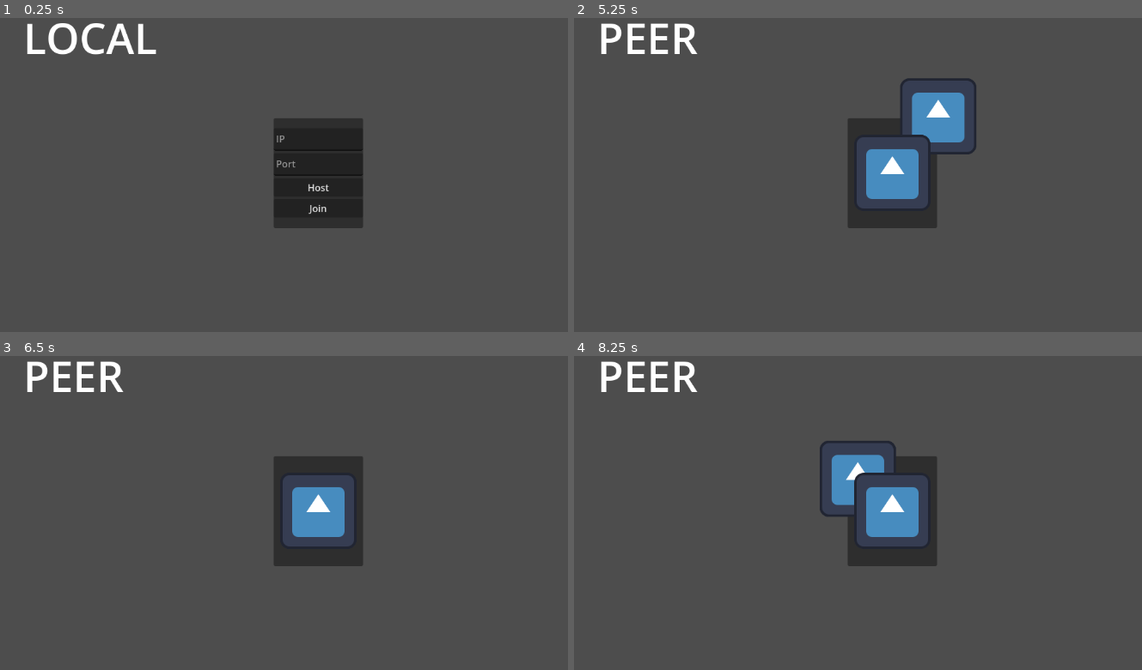
Above: before the commit, frames 1-4 (two rows, left to right).
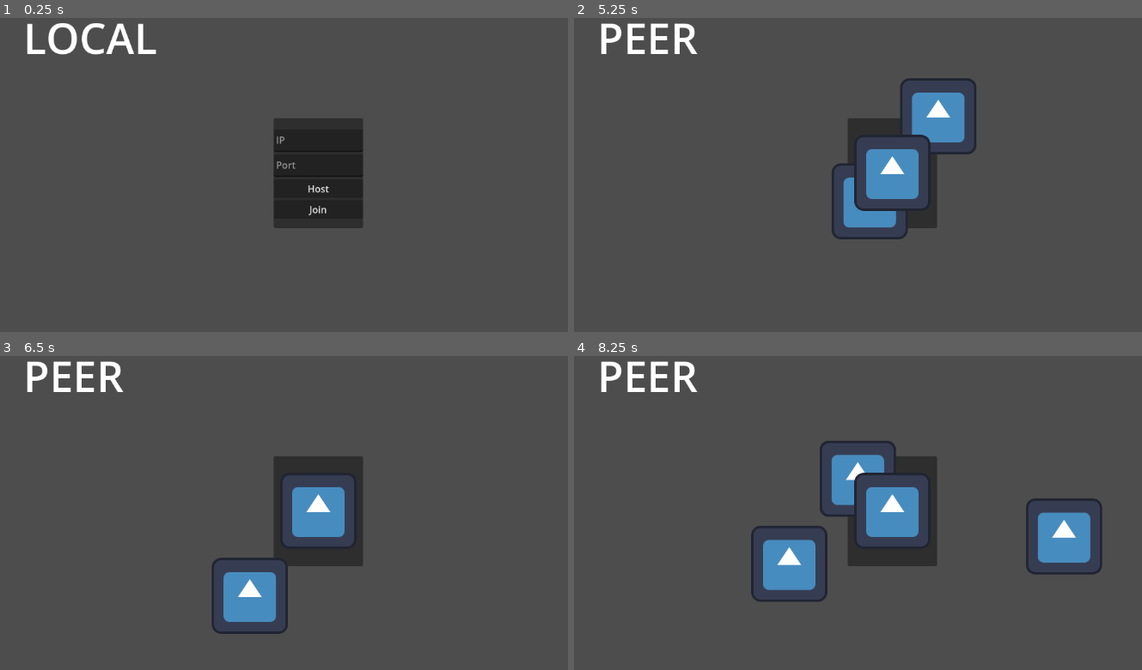
Above: after the commit, the same moments.

Repository: Sheepy3/puppet-stage
Game: Godot game, scene res://main.tscn
The game is run twice, just before and just after one commit, with the same random seed, the same clock (stepped at 60 frames per second) and the same inputs. The engine's default icon, where the game draws it, is replaced by a stand-in: a white triangle on a blue panel in a dark square.
Inputs (mouse positions are in pixels of both pictures, inside the frame that each line leads up to):
- Up to frame 1 (0.25 s): no input
- Up to frame 2 (5.25 s): click (892, 140) at 0.52 s; type "12" at 0.6 s; click (892, 165) at 0.75 s; type "12" at 0.83 s; click "Join" at 1.25 s; click "Spawn Puppet" at 2 s; click "Spawn Puppet" at 2.75 s; click "Spawn Puppet" at 3.5 s; tap Enter at 4.25 s; drag from (892, 171) to (960, 87) at 4.27 s; tap Space at 5 s; drag from (960, 87) to (892, 171) at 5.02 s
- Up to frame 3 (6.5 s): tap Enter at 5.75 s; click (318, 509) at 5.92 s
- Up to frame 4 (8.25 s): tap Space at 6.5, 8 s; drag from (892, 509) to (687, 453) at 6.52 s; tap Enter at 7.25 s; drag from (687, 453) to (892, 509) at 7.27 s; drag from (892, 509) to (789, 415) at 8.02 s

The runs differ from the first frame. In frame 1, 0.2% of the frame differs, in the area x 48-64%, y 37-63%; in frame 2, 1.1%; in frame 3, 1.9%; in frame 4, 3.8%, in the area x 31-94%, y 45-79%.

Commit message:
updated HTTP handler to regex the header

Diff:
--- a/cursor/Cursor.gd
+++ b/cursor/Cursor.gd
@@ -4,11 +4,11 @@
 	pass # Replace with function body.
 
 func _enter_tree():
-	print(name)
+	#print(name)
 	set_multiplayer_authority(name.to_int())
 
 # Called every frame. 'delta' is the elapsed time since the previous frame.
-func _process(delta:float) -> void:
+func _process(_delta:float) -> void:
 	if is_multiplayer_authority():
 		position = get_global_mouse_position()
 
--- a/main.gd
+++ b/main.gd
@@ -40,7 +40,7 @@
 	_spawn_cursor()
 
 
-func _on_join_pressed(ip = "localhost"):
+func _on_join_pressed():
 	peer.create_client(ip, 135)
 	HttpHandler.is_multiplayer = true
 	multiplayer.multiplayer_peer = peer
--- a/main.tscn
+++ b/main.tscn
@@ -41,7 +41,10 @@
 size_flags_vertical = 4
 alignment = 1
 
-[node name="SpawnPuppet" type="Button" parent="Menu/VBoxContainer"]
+[node name="Prop_Spawning" type="VBoxContainer" parent="Menu/VBoxContainer"]
+layout_mode = 2
+
+[node name="SpawnPuppet" type="Button" parent="Menu/VBoxContainer/Prop_Spawning"]
 unique_name_in_owner = true
 layout_mode = 2
 text = "Spawn Puppet"
@@ -85,6 +88,6 @@
 _spawnable_scenes = PackedStringArray("res://cursor/Cursor.tscn")
 spawn_path = NodePath("..")
 
-[connection signal="pressed" from="Menu/VBoxContainer/SpawnPuppet" to="." method="_on_spawn_puppet_pressed"]
+[connection signal="pressed" from="Menu/VBoxContainer/Prop_Spawning/SpawnPuppet" to="." method="_on_spawn_puppet_pressed"]
 [connection signal="pressed" from="Menu/VBoxContainer/Networking_UI/Host" to="." method="_on_host_pressed"]
 [connection signal="pressed" from="Menu/VBoxContainer/Networking_UI/Join" to="." method="_on_join_pressed"]
--- a/puppet/puppet.tscn
+++ b/puppet/puppet.tscn
@@ -40,10 +40,10 @@
 [node name="Panel" type="Panel" parent="."]
 unique_name_in_owner = true
 visible = false
-offset_left = 100.0
-offset_top = 100.0
-offset_right = 409.0
-offset_bottom = 342.0
+offset_left = 4.0
+offset_top = 4.0
+offset_right = 313.0
+offset_bottom = 246.0
 script = ExtResource("4_e711u")
 
 [node name="VBoxContainer" type="VBoxContainer" parent="Panel"]
--- a/puppet/puppet_main.gd
+++ b/puppet/puppet_main.gd
@@ -7,7 +7,7 @@
 @export var puppet_sprite:String
 var prev_sprite:String
 @export var focused:bool
-@export var panel_visible:bool
+@export var panel_visible:bool = false
 @export var possession_color:String
 
 @onready var Sprite = %Sprite2D
@@ -22,27 +22,32 @@
 
 func _input(event):
 	if event is InputEventMouseButton:
-		if %Area2D.get_overlapping_areas():
+		if focused:
+			custom_handle_input(event)
+		elif %Area2D.get_overlapping_areas():
 			focused = true
-			if event.button_index == MOUSE_BUTTON_LEFT:
-				if event.pressed:
-					dragging = true
-					drag_start = get_global_mouse_position()
-					start_position = position
-				else:
-					dragging = false
-			if event.button_index == MOUSE_BUTTON_RIGHT &&  event.pressed:
-				panel_visible = !panel_visible
-				if panel_visible:
-					%Panel.show()
-				else:
-					%Panel.hide()
+			custom_handle_input(event)
 		else:
 			focused = false
 	pass
 
+func custom_handle_input(event):
+	if event.button_index == MOUSE_BUTTON_LEFT:
+		if event.pressed && !panel_visible:
+			dragging = true
+			drag_start = get_global_mouse_position()
+			start_position = position
+		else:
+			dragging = false
+	if event.button_index == MOUSE_BUTTON_RIGHT && event.pressed:
 
-
+		panel_visible = !panel_visible
+		if panel_visible:
+			%Panel.show()
+			#%Area2D.hide()
+		else:
+			%Panel.hide()
+			#%Area2D.show()
 
 @rpc("any_peer","call_local")
 func update_position(sent_final_position):
--- a/puppet/puppet_sprite.gd
+++ b/puppet/puppet_sprite.gd
@@ -4,11 +4,11 @@
 
 # Called when the node enters the scene tree for the first time.
 func _ready() -> void:
-	pass # Replace with function body.
+	update_size()
 
 
 # Called every frame. 'delta' is the elapsed time since the previous frame.
-func _process(delta: float) -> void:
+func _process(_delta: float) -> void:
 	pass
 
 
@@ -28,7 +28,7 @@
 
 @rpc("any_peer","call_local")
 func update_sprite(url):
-	print(multiplayer.get_unique_id())
+	#print(multiplayer.get_unique_id())
 	if multiplayer.is_server():
 		Puppet.puppet_sprite = url
 		Puppet.prev_sprite = Puppet.puppet_sprite
@@ -50,11 +50,11 @@
 	set_texture(new_texture)
 
 @rpc("any_peer","call_local")
-func update_size(size):
+func update_size(size:float = 1):
 	var new_scale = Vector2(size,size)
 	set_scale(new_scale)
 	var updated_collision_shape = %CollisionShape2D.get_shape()
-	print(updated_collision_shape)
+	#print(updated_collision_shape)
 	updated_collision_shape.set_radius(400*size)
 	%CollisionShape2D.set_shape(updated_collision_shape)
 	pass
--- a/puppet/puppet_ui.gd
+++ b/puppet/puppet_ui.gd
@@ -8,7 +8,7 @@
 
 
 # Called every frame. 'delta' is the elapsed time since the previous frame.
-func _process(delta: float) -> void:
+func _process(_delta: float) -> void:
 	pass
 
 
--- a/singletons/HTTP_Handler.gd
+++ b/singletons/HTTP_Handler.gd
@@ -18,21 +18,32 @@
 	#var texture = ImageTexture.create_from_image(image)
 	return image
 
-func _on_request_completed(result: int, response_code: int, headers: PackedStringArray, body: PackedByteArray) -> void:
+func _on_request_completed(_result: int, _response_code: int, headers: PackedStringArray, body: PackedByteArray) -> void:
 	print("HTTPS Request completed!")
 	image = Image.new()
+	var unpacked_headers = " ".join(headers)
 
-	var image_formats = [
-		{"loader": "load_png_from_buffer", "name": "PNG"},
-		{"loader": "load_jpg_from_buffer", "name": "JPEG"},
-		{"loader": "load_svg_from_buffer", "name": "SVG"},
-		{"loader": "load_webp_from_buffer", "name": "WEBP"}
-	]
+	var regex = RegEx.new()
+	regex.compile(r"image/([^\s]+)")
+	var result = regex.search(unpacked_headers)
+	result = result.get_string(1).to_upper()
+	print(result)
+	var format
 
-	for format in image_formats:
-		var error = image.call(format["loader"], body)
-		if error == OK:
-			return
-		push_warning("format ",format["name"]," loading failed.")
+	match result:
+		"PNG":
+			format = {"loader": "load_png_from_buffer", "name": "PNG"}
+		"SVG":
+			format = {"loader": "load_svg_from_buffer", "name": "SVG"}
+		"WEBP":
+			format = {"loader": "load_webp_from_buffer", "name": "WEBP"}
+		"JPEG":
+			format = {"loader": "load_jpg_from_buffer", "name": "JPEG"}
+		_:
+			push_error("Unable to grab content type from header.")
+
+	var error = image.call(format["loader"], body)
+	if error == OK:
+		return
 
 	push_error("Unable to grab image from URL.")
